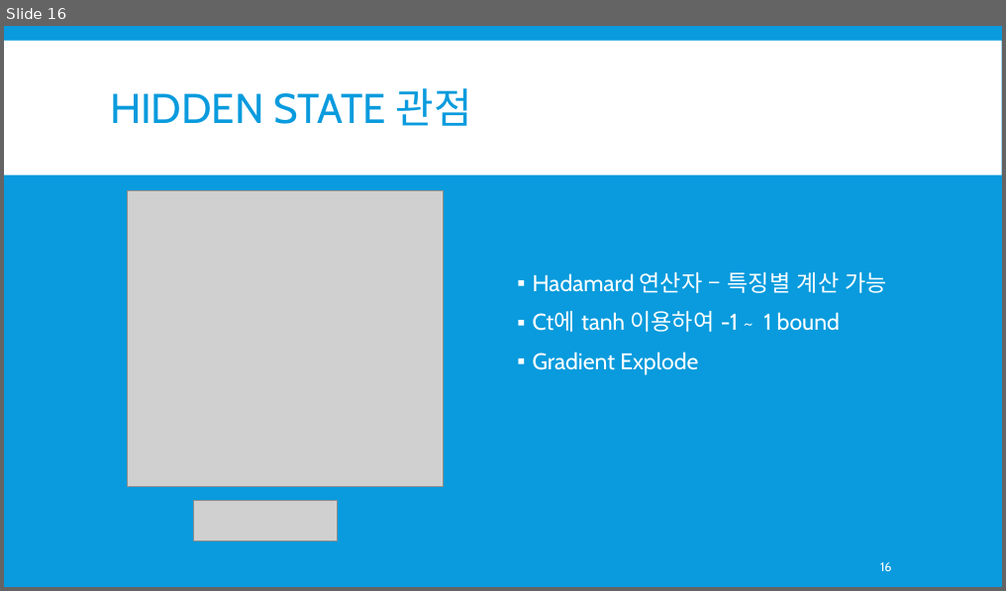
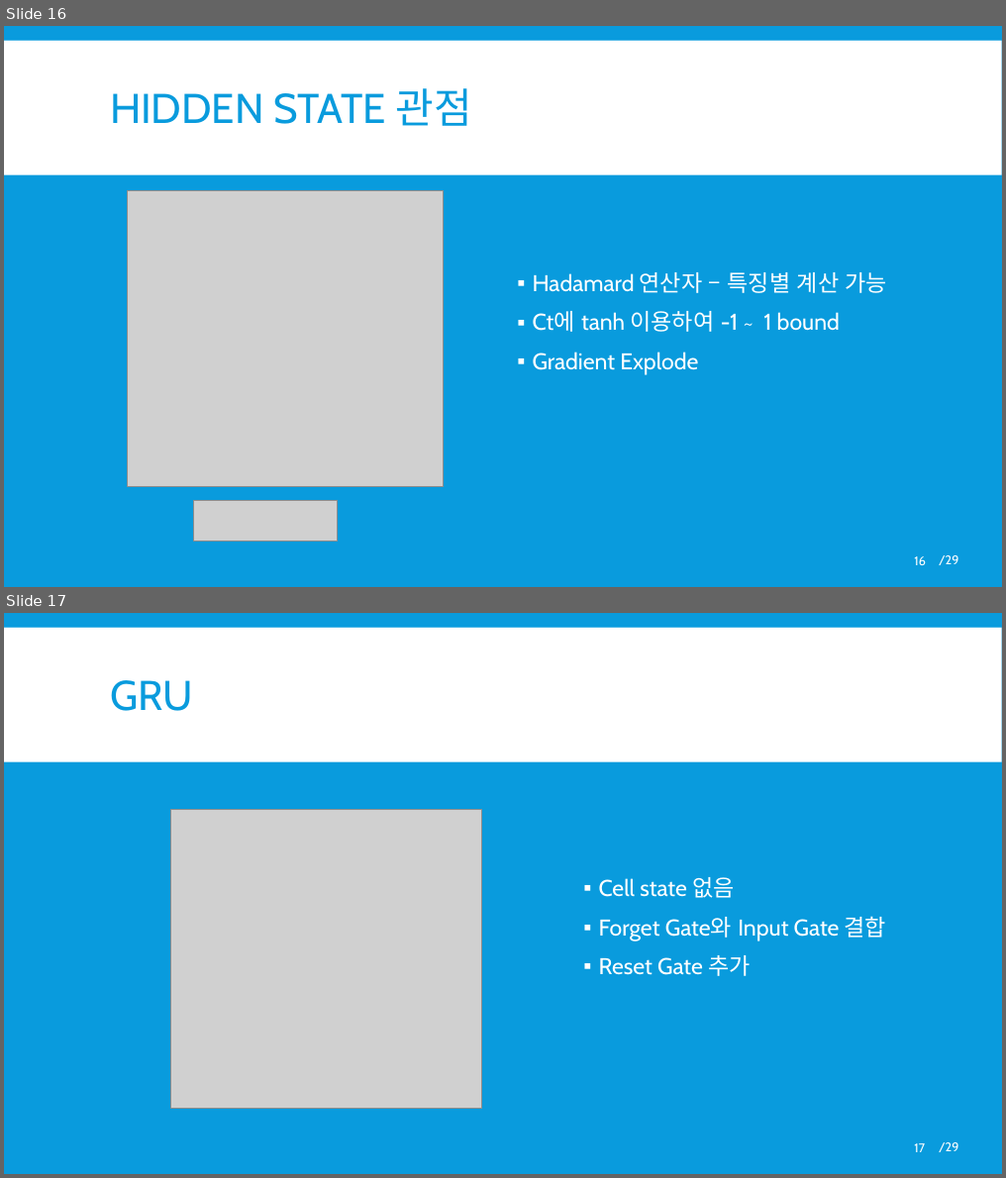
Before and after one commit to skj0108/seminar, a slide deck: RNN 순환 신경망.pptx. Shown one above the other, each under a label of ours: slide 16 before the commit, slides 16 and 17 after it. The pictures are 1006x591 and 1006x1178 pixels, drawn with LibreOffice and Linux fonts; fonts in the diff are those of the drawing; grey boxes stand for pictures. Boxes give left, top, right and bottom in pixels: in the first picture for what was removed or moved away, otherwise in the second. Text is boxed around its words. In the diff, an @@ line names an element or a change of style, - is before the commit and + after.

```diff
--- a/RNN 순환 신경망.pptx
+++ b/RNN 순환 신경망.pptx
@@ slide 17 added at [4, 613, 1002, 1174], background #099BDD; not listed: 2 template elements that a slide beside it also shows @@
@@ title added at [110, 680, 193, 711], 40 pt, text #099BDD @@
+GRU
@@ picture added at [171, 810, 481, 1109] @@
@@ text added at [599, 877, 886, 976], 22 pt, text #FFFFFF @@
+▪ Cell state 없음
+▪ Forget Gate와 Input Gate 결합
+▪ Reset Gate 추가
@@ page number added at [914, 1144, 925, 1153], 12 pt, text #FFFFFF @@
+17
@@ slide 16 changed as well @@
@@ page number: place and size @@
-page number at [880, 563, 892, 571]
+page number at [914, 557, 926, 566]
@@ text added at [939, 556, 958, 566], 12 pt, text #FFFFFF @@
+/29
```
Also in this commit, not shown: 15 other slides changed, 12 other slides added, 2 slides removed.
